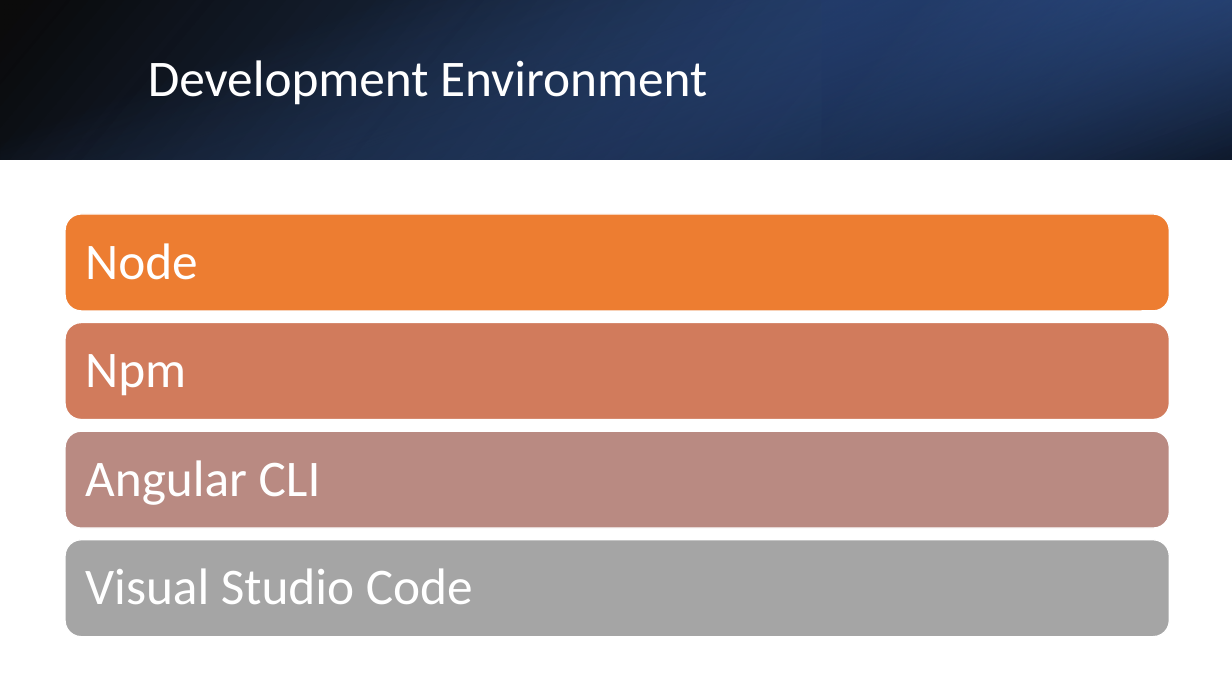
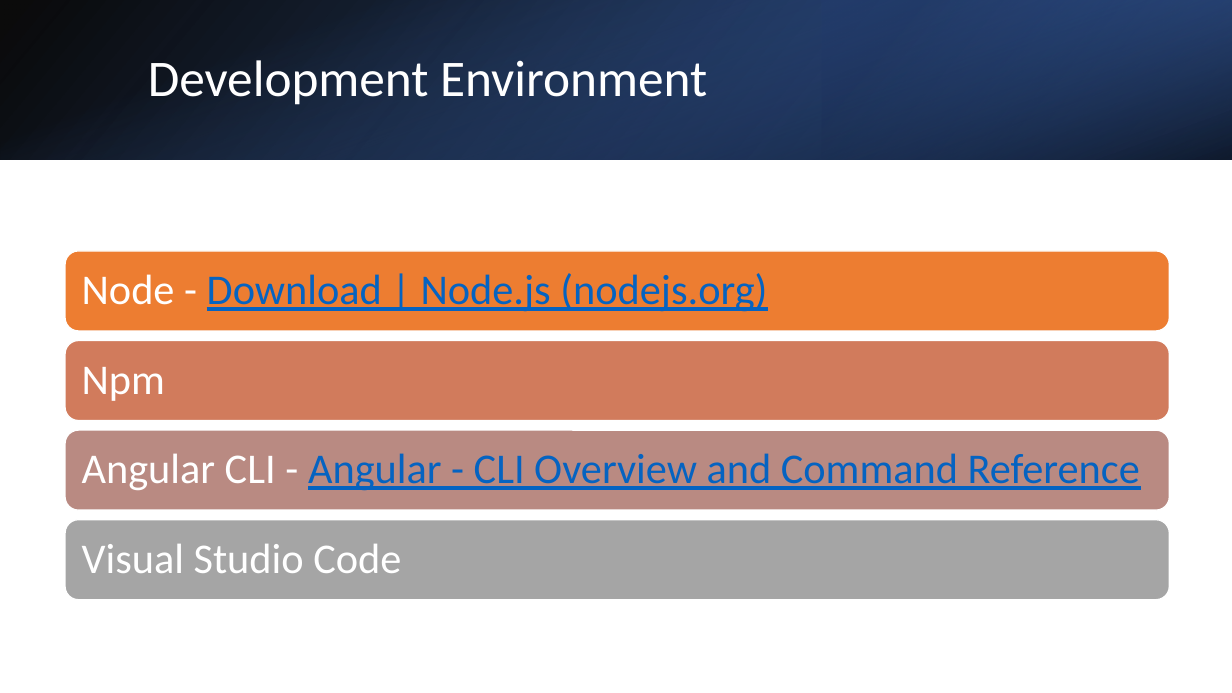
Before and after one commit to rantunar/Monitoring, a slide deck: slide 6 of Angular Bootcamp.pptx. Drawn at 1232x693 pixels with LibreOffice and Linux fonts; fonts in the diff are those of the drawing. Boxes give left, top, right and bottom in pixels: in the first picture for what was removed or moved away, otherwise in the second. Text is boxed around its words. In the diff, an @@ line names an element or a change of style, - is before the commit and + after.

```diff
--- a/Angular Bootcamp.pptx
+++ b/Angular Bootcamp.pptx
@@ rounded rectangle: place and size @@
-rounded rectangle at [65,214,1169,311]
+rounded rectangle at [65,251,1169,332]
@@ text at [82,273,767,312]: text changed; size 40 to 33 pt; text colour #FFFFFF to #0563C1 @@
-Node
+Node - Download | Node.js (nodejs.org)
@@ rounded rectangle: place and size @@
-rounded rectangle at [65,323,1169,420]
+rounded rectangle at [65,341,1169,421]
@@ text "Npm": place and size @@
-text "Npm" at [85,354,186,396]
+text "Npm" at [82,367,165,401]
@@ text "Npm" at [82,367,165,401]: size 40 to 33 pt; less space between paragraphs @@
@@ rounded rectangle: place and size @@
-rounded rectangle at [65,432,1169,529]
+rounded rectangle at [65,430,1169,510]
@@ text at [82,453,1140,491]: text changed; size 40 to 33 pt; text colour #FFFFFF to #0563C1 @@
-Angular CLI
+Angular CLI - Angular - CLI Overview and Command Reference
@@ rounded rectangle: place and size @@
-rounded rectangle at [65,540,1169,637]
+rounded rectangle at [65,519,1169,600]
@@ text "Visual Studio Code" at [82,544,401,573]: size 40 to 33 pt; less space between paragraphs @@
@@ text "Visual Studio Code": place and size @@
-text "Visual Studio Code" at [85,568,473,604]
+text "Visual Studio Code" at [82,544,401,573]
```
Also in this commit, not shown: 3 other slides changed.
